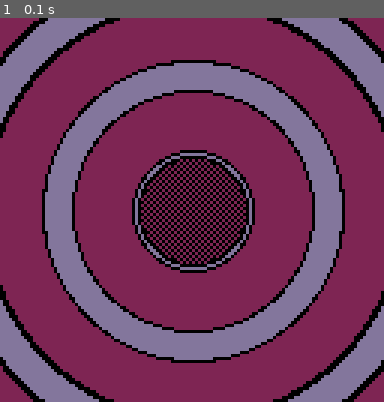
Above: before the commit, frame 1.
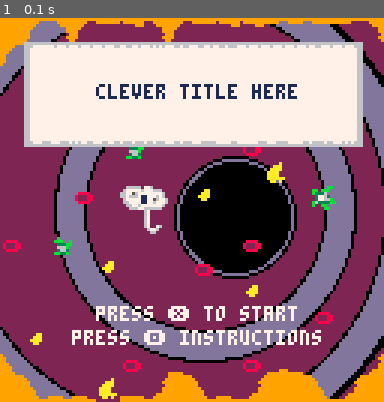
Above: after the commit, the same moment.

Repository: tyedye105/SlowJamJune2018
Game: PICO-8 cartridge amoebaFish.p8
The game is run twice, just before and just after one commit, with the same random seed, the same clock (stepped at 60 frames per second) and the same inputs.
Inputs:
- Up to frame 1 (0.1 s): no input

The runs differ from the first frame. In frame 1, 57% of the frame differs, in the area x 0-100%, y 0-100%.

Commit message:
add code to draw title background, title block, and acompanying text. add sprites to the area for the title.

Diff:
--- a/amoebaFish.p8
+++ b/amoebaFish.p8
@@ -12,7 +12,7 @@
 -- dbground()
 --map(0,0) to first screen
 --to title
-map(112,48)
+
 draw_title()
 --spr(1,64,20,2,1)
 
@@ -25,28 +25,37 @@
 fillp()
 end
 -->8
---draw title
+--draw title background
+function draw_titlebg()
+	circfill(58,64,95,2)--flesh color
+	circfill(58,64,82,0)--outline
+	circfill(58,64,80,13)--rib thing?
+	circfill(58,64,70,0)
+	circfill(58,64,69,2)
+	circfill(68,64,50,0)
+	circfill(68,64,49,13)
+	circfill(68,64,40,0)
+	circfill(68,64,39,2)
+	circfill(78,66,20,0)
+	circfill(78,66,19,13)
+	circfill(78,66,18,0)
+	circfill(78,66,17,0)
+end
+--draw the title box an text stuffs
+function draw_titlebox()
+rectfill(8,8,120,42,6)
+rectfill(10,10,118,40,7)
+print("clever title here",32,22,1)
+print("press ❎ to start",32,96,7)
+print("😐aefeagoewpqasdlfptafadpre",11,9,7)
+print("l☉aowqv★fgv♪⬅️█☉🅾️fvlm",11,37,7)
+print("press 🅾️ instructions",24,104,7)
+end
+
 function draw_title()
-	circfill(64,64,95,2)
-	circfill(64,64,82,0)
-	circfill(64,64,80,13)
-	circfill(64,64,70,0)
-	circfill(64,64,68,2)
-	circfill(64,64,50,0)
-	circfill(64,64,49,13)
-	circfill(64,64,40,0)
-	circfill(64,64,39,2)
-	circfill(64,64,20,0)
-	circfill(64,64,19,13)
-	circfill(64,64,18,0)
-	fillp(0b1010010110100101)
-	circfill(64,64,17,2)
-	fillp()
-…(5 lines of a section not shown)…
+draw_titlebg()
+map(112,48)
+draw_titlebox()
 end
 
 
@@ -178,7 +187,7 @@
 
 
 __map__
-0000000000000000000000000000181800000000000000000000000000000000000000000000000000000000000000000000000000000000000000000000000000000000000000000000000000000000000000000000000000000000000000000000000000000000000000000000000000000000000000666666000000000000
+1a1a1a1a00000000000000000000181800000000000000000000000000000000000000000000000000000000000000000000000000000000000000000000000000000000000000000000000000000000000000000000000000000000000000000000000000000000000000000000000000000000000000666666000000000000
 0000000000000000000000000000180000000000000000000000000000000000000000000000000000000000000000000000000000000000000000000000000000000000000000000000000000000000000000000000000000000000000000000000000000000000000000000000000000000000000000000000000000888888
 8888888888881a1a1a1a1a1a1a1a1a1a07070000000000000000000000000000000000000000000000000000000000000000000000000000000000000000000000000000000000000000000000000000000000000000000000000000000000000000000000000000000000000000000000000000000066000000000000000000
 0000000000000a1818190b1a1a0a1e0b00070700000000000000000000000000000000000000000000000000000000000000000000000000000000000000000000000000000000000000000000000000000000000000000000000000000000000000000000000000000000000000000000000000000066666666060000888888
Not shown, changed: 49 lines of the sprite sheet (__gfx__) section of amoebaFish.p8
